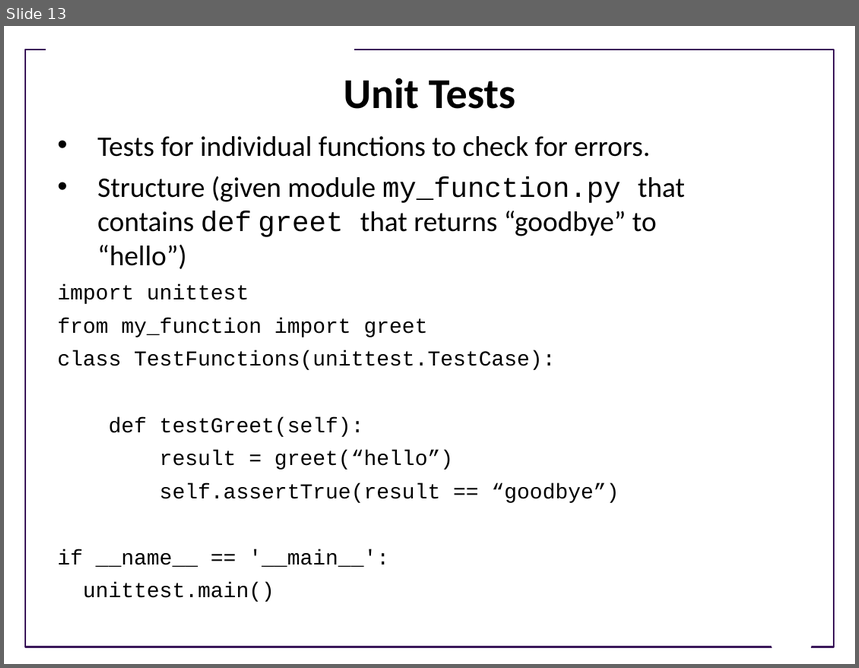
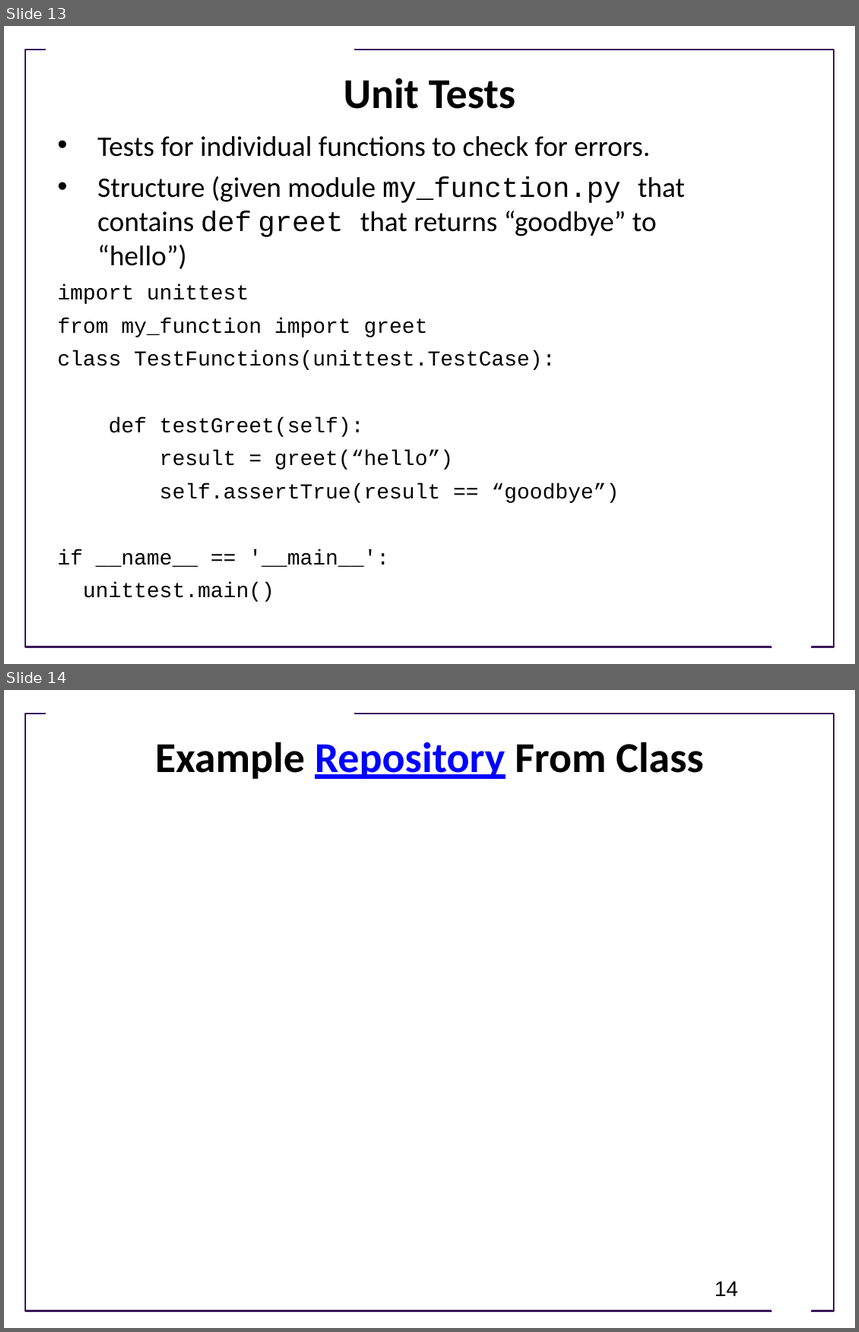
Before and after one commit to ModelEngineering/BIOEN-437, a slide deck: Lectures/Creating-Python-Packages/creating_python_packages.pptx. Shown one above the other, each under a label of ours: slide 13 before the commit, slides 13 and 14 after it. The pictures are 859x668 and 859x1332 pixels, drawn with LibreOffice and Linux fonts; fonts in the diff are those of the drawing; background and template pictures are left out. Boxes give left, top, right and bottom in pixels: in the first picture for what was removed or moved away, otherwise in the second. Text is boxed around its words. In the diff, an @@ line names an element or a change of style, - is before the commit and + after.

Commit message:
Updated lectures

```diff
--- a/Lectures/Creating-Python-Packages/creating_python_packages.pptx
+++ b/Lectures/Creating-Python-Packages/creating_python_packages.pptx
@@ slide 14 added at (4, 690, 855, 1328), background #FFFFFF; not listed: 3 template elements that a slide beside it also shows @@
@@ title added at (155, 742, 704, 779), 36 pt, text #000000, bold @@
+Example Repository From Class
@@ page number added at (715, 1281, 738, 1296), 18 pt, text #000000 @@
+14
```
Also in this commit, not shown: 13 other files.
